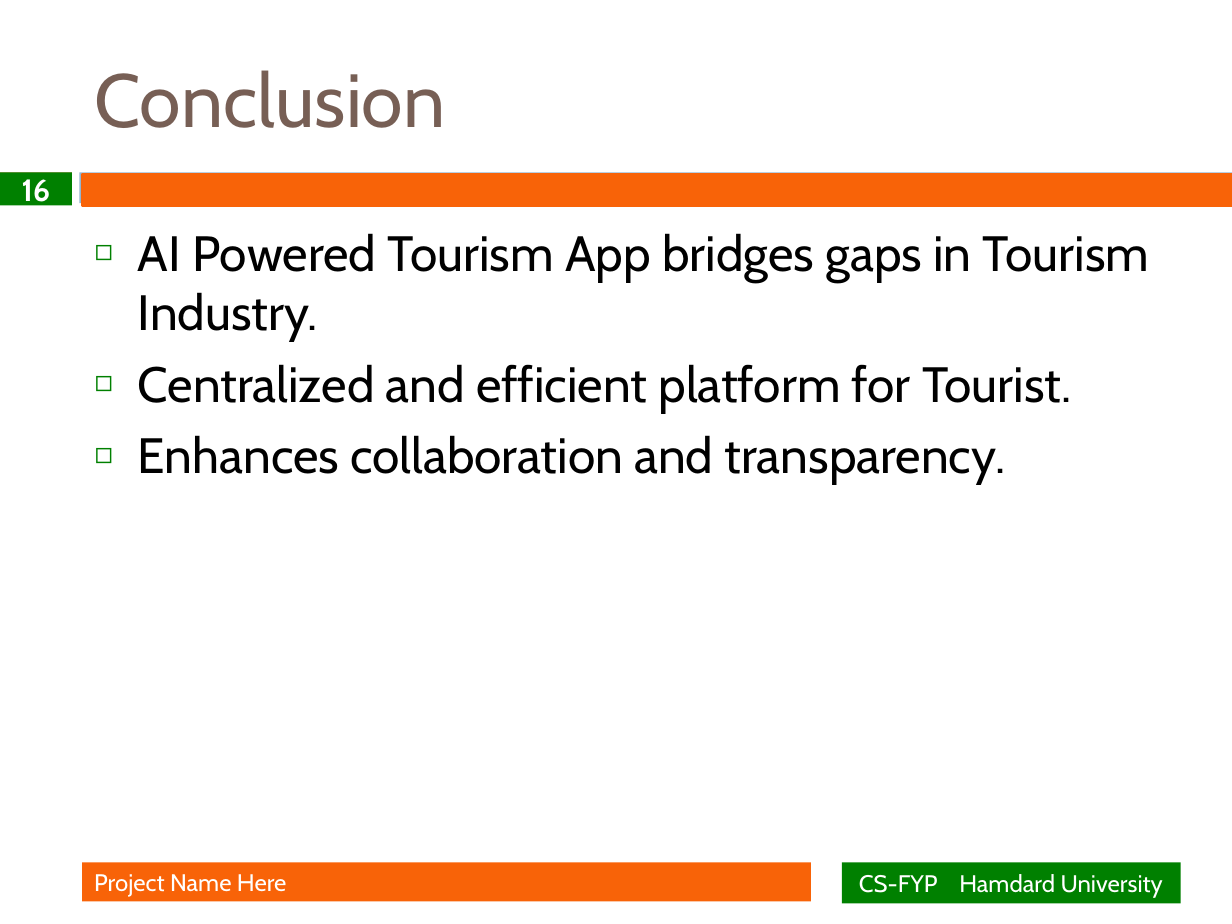
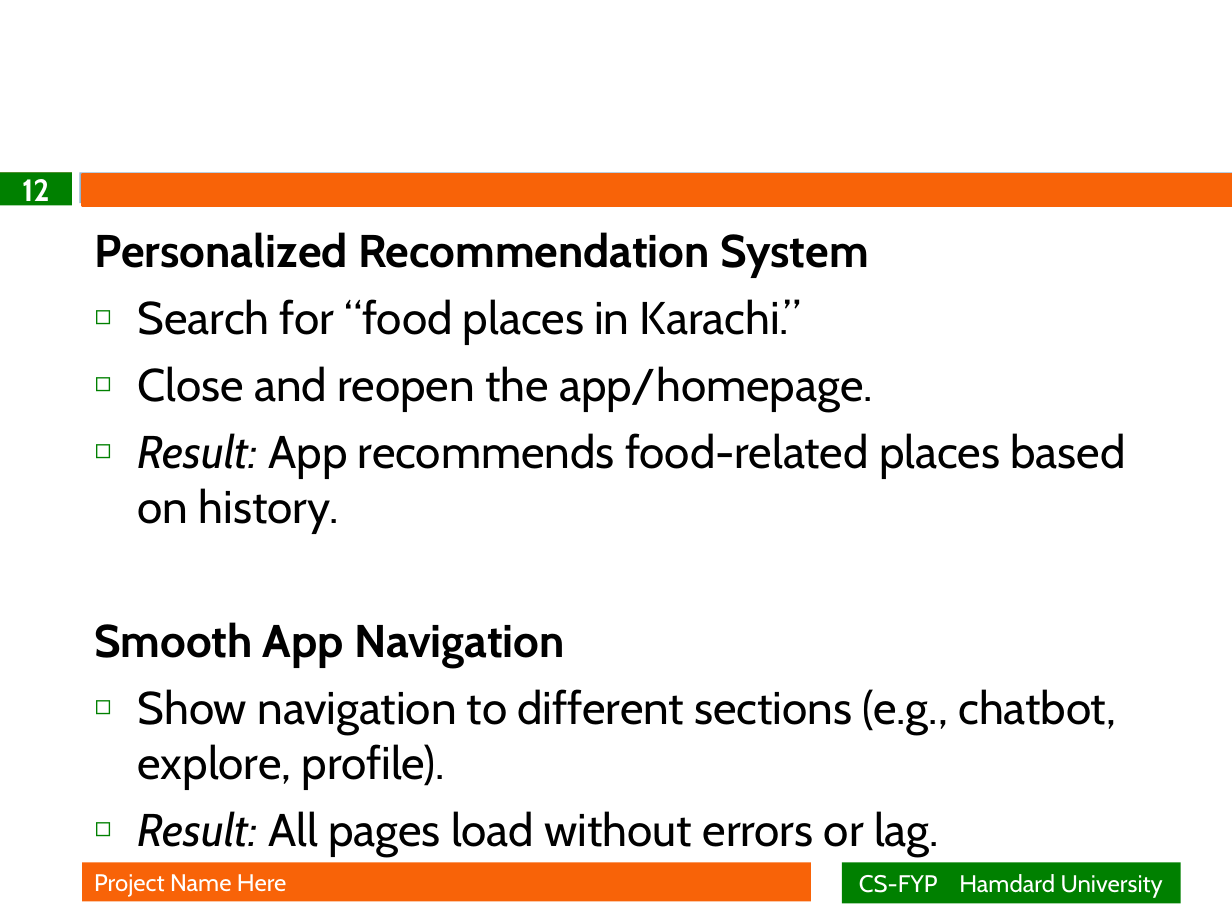
Before and after one commit to Daniyal702/TourismAppWithDocs, a slide deck: slide 12 of FYP Presentation.pptx (slide 16 before the commit). Drawn at 1232x924 pixels with LibreOffice and Linux fonts; fonts in the diff are those of the drawing; background and template pictures are left out. Boxes give left, top, right and bottom in pixels: in the first picture for what was removed or moved away, otherwise in the second. Text is boxed around its words. In the diff, an @@ line names an element or a change of style, - is before the commit and + after.

```diff
--- a/FYP Presentation.pptx
+++ b/FYP Presentation.pptx
@@ title removed at (95,70,446,128) @@
-Conclusion
@@ page number at (22,179,50,207): text changed @@
-16
+12
@@ text at (95,232,1125,857): text changed; size 29 to 26.8 pt @@
-◻ AI Powered Tourism App bridges gaps in Tourism Industry.
-◻ Centralized and efficient platform for Tourist.
-◻ Enhances collaboration and transparency.
+Personalized Recommendation System
+◻ Search for “food places in Karachi.”
+◻ Close and reopen the app/homepage.
+◻ Result: App recommends food-related places based on history.
+Smooth App Navigation
+◻ Show navigation to different sections (e.g., chatbot, explore, profile).
+◻ Result: All pages load without errors or lag.
```
Also in this commit, not shown: 13 other slides changed, 2 slides added, 2 slides removed.
